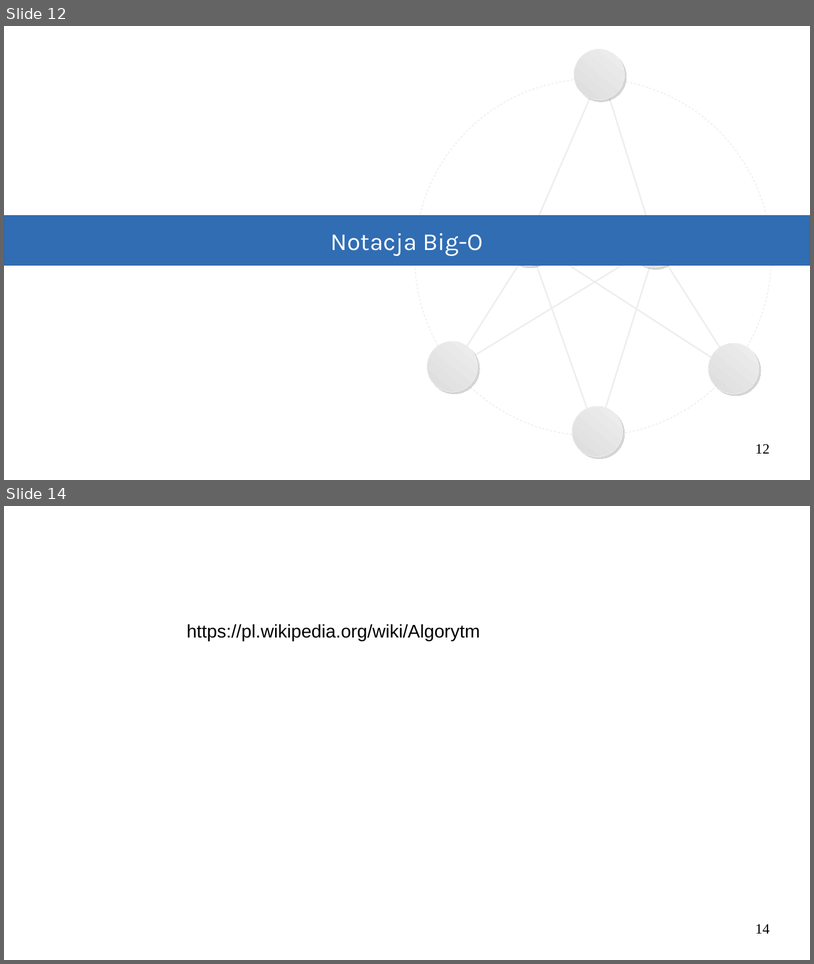
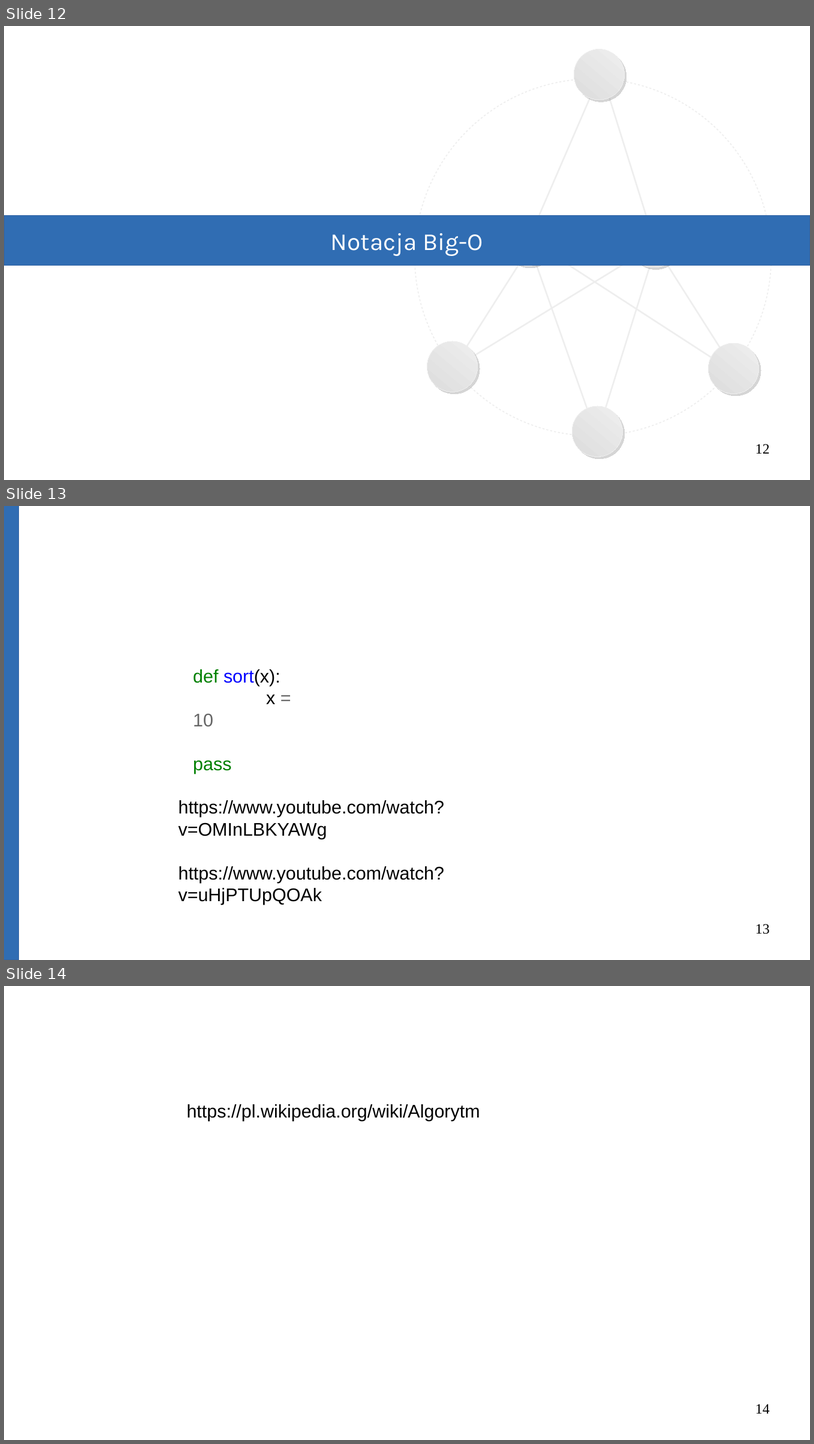
Before and after one commit to Michael-Wisniewski/algorithmic-workshop, a slide deck: gotowa.odp. Shown one above the other, each under a label of ours: slides 12 and 14 before the commit, slides 12, 13 and 14 after it; the slides between them are not shown. The pictures are 814x964 and 814x1444 pixels, drawn with LibreOffice and Linux fonts; fonts in the diff are those of the drawing. Boxes give left, top, right and bottom in pixels: in the first picture for what was removed or moved away, otherwise in the second. Text is boxed around its words. In the diff, an @@ line names an element or a change of style, - is before the commit and + after.

```diff
--- a/gotowa.odp
+++ b/gotowa.odp
@@ slide 13 added at box(4, 506, 810, 960), background #FFFFFF @@
@@ rectangle added at box(4, 506, 18, 960), fill #306DB3, outline #3465A4 0 pt @@
@@ text added at box(193, 669, 281, 774), 18 pt, text #008000 @@
+def sort(x):
+x = 10
+pass
@@ text added at box(179, 800, 445, 904), 18 pt, text #000000 @@
+https://www.youtube.com/watch?v=OMInLBKYAWg
+https://www.youtube.com/watch?v=uHjPTUpQOAk
@@ page number added at box(756, 924, 770, 934), 14 pt, text #000000 @@
+13
```
Also in this commit, not shown: 1 slide changed, 1 slide removed, 2 other files.
